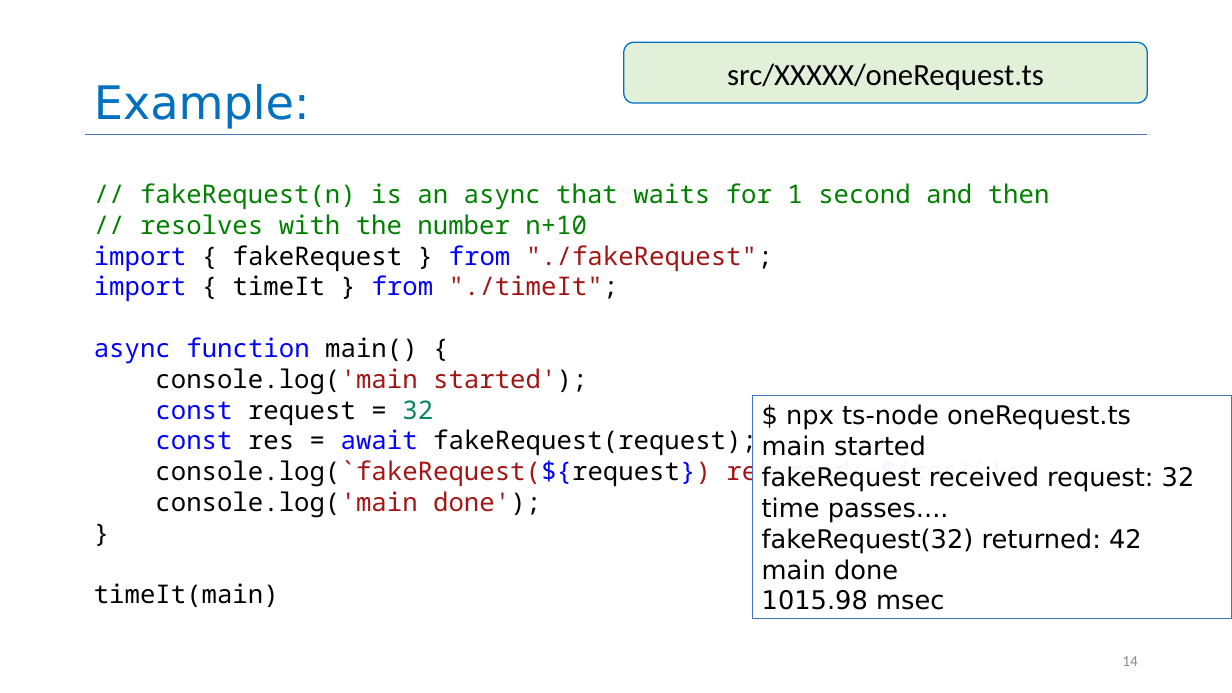
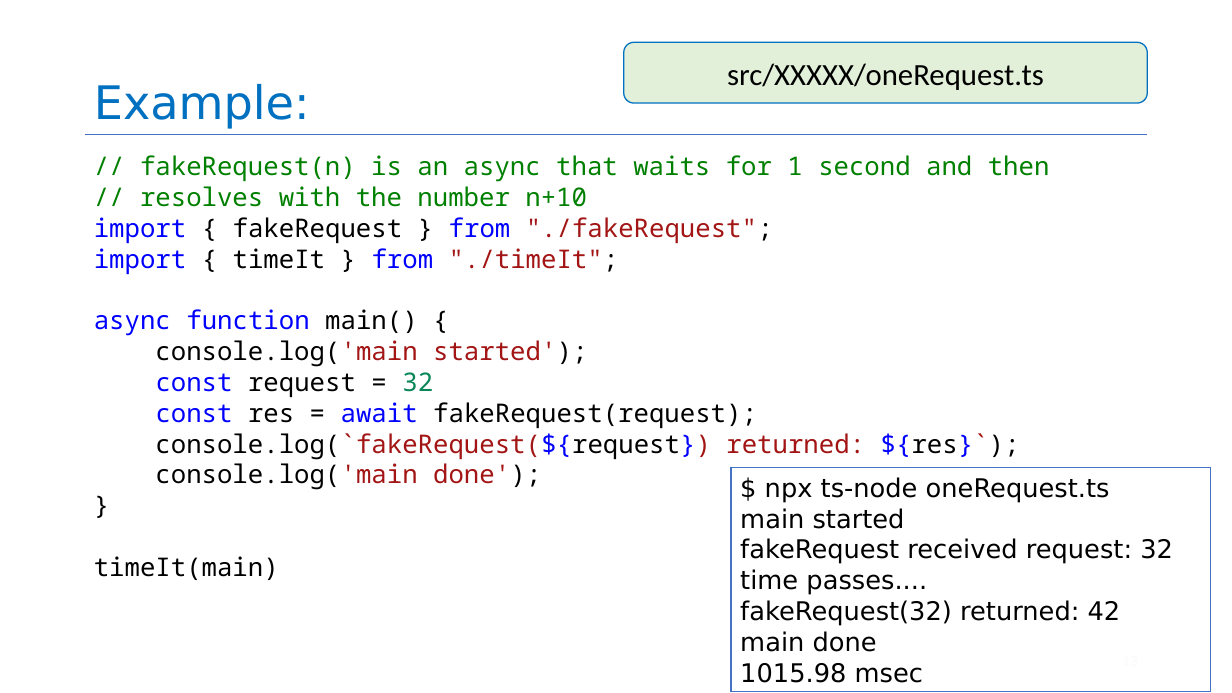
Before and after one commit to yashburshe/CS4530-Fall-2025, a slide deck: slide 13 of Slides/Module 06 Concurrency Patterns in Typescript.pptx (slide 14 before the commit). Drawn at 1232x693 pixels with LibreOffice and Linux fonts; fonts in the diff are those of the drawing. Boxes give left, top, right and bottom in pixels: in the first picture for what was removed or moved away, otherwise in the second. Text is boxed around its words. In the diff, an @@ line names an element or a change of style, - is before the commit and + after.

```diff
--- a/Slides/Module 06 Concurrency Patterns in Typescript.pptx
+++ b/Slides/Module 06 Concurrency Patterns in Typescript.pptx
@@ text "// fakeRequest(n) is an async ...": place and size @@
-text "// fakeRequest(n) is an async ..." at (94,183,1050,607)
+text "// fakeRequest(n) is an async ..." at (94,155,1050,580)
@@ rectangle "$ npx ts-node oneRequest.ts": place and size @@
-rectangle "$ npx ts-node oneRequest.ts" at (752,396,1232,619)
+rectangle "$ npx ts-node oneRequest.ts" at (731,468,1211,691)
@@ page number removed at (1122,656,1138,666) @@
-14
```
Also in this commit, not shown: 1 other slide changed, 1 slide removed, 1 other file.
